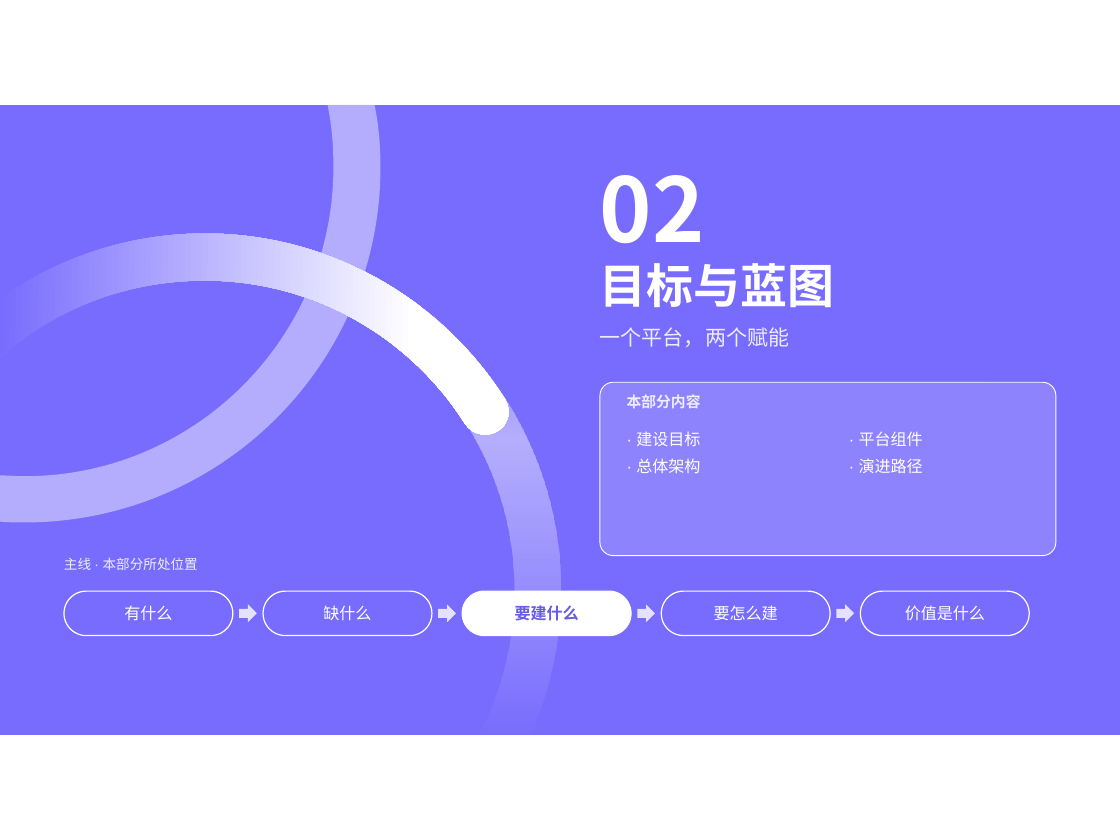
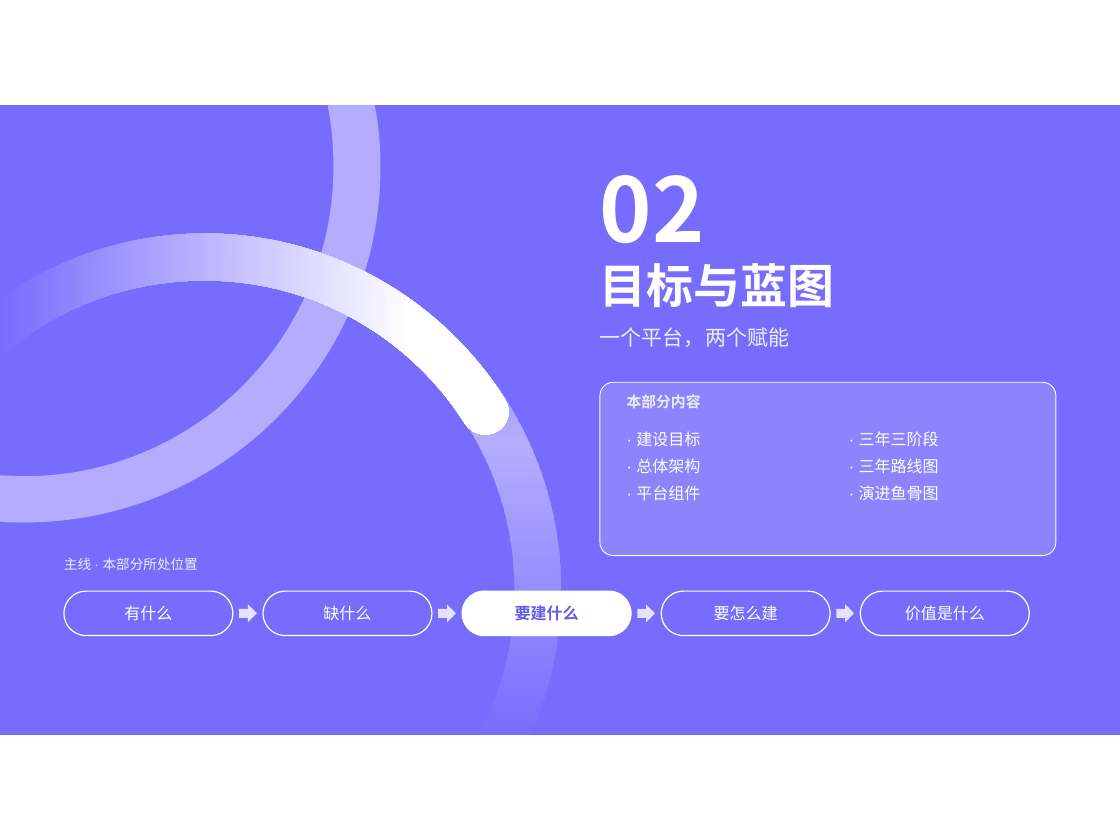
Before and after one commit to keanying/relevance, a slide deck: slide 13 of AI＋大数据平台.pptx. Drawn at 1120x840 pixels with LibreOffice and Linux fonts; fonts in the diff are those of the drawing. Boxes give left, top, right and bottom in pixels: in the first picture for what was removed or moved away, otherwise in the second. Text is boxed around its words. In the diff, an @@ line names an element or a change of style, - is before the commit and + after.

```diff
--- a/AI＋大数据平台.pptx
+++ b/AI＋大数据平台.pptx
@@ text at box(859, 431, 939, 500): text changed @@
-· 平台组件
-· 演进路径
+· 三年三阶段
+· 三年路线图
+· 演进鱼骨图
@@ text at box(636, 486, 700, 500): paragraph added @@
+· 平台组件
```
Also in this commit, not shown: 36 other slides changed, 2 slides added, 1 other file.
